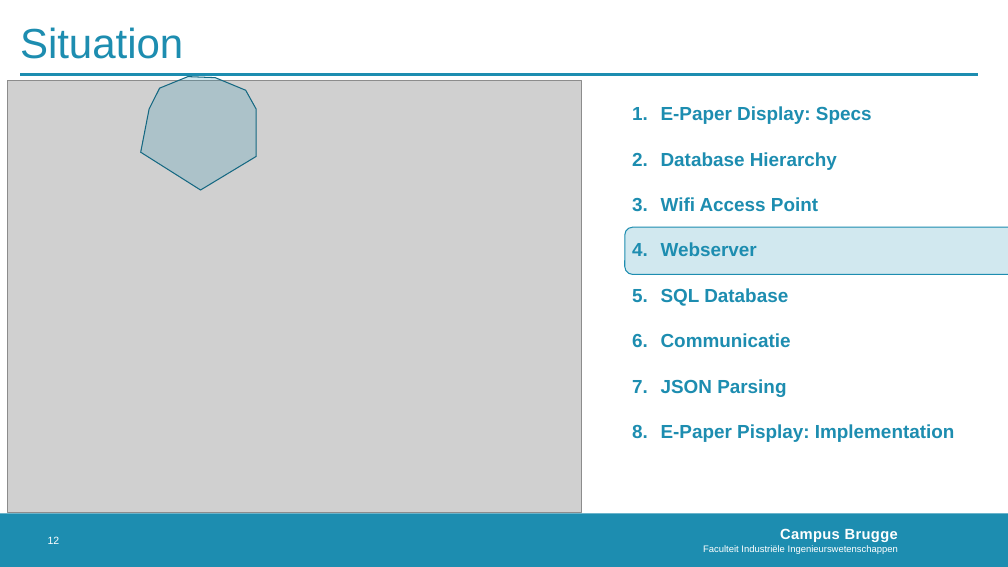
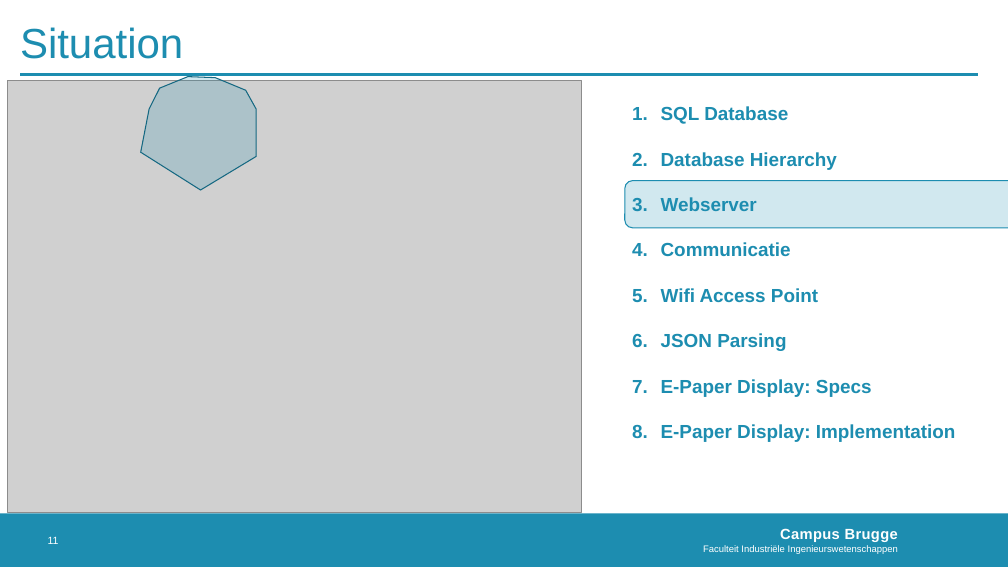
Before and after one commit to MichelDequick/E-ink-Room-Reservation-Display, a slide deck: slide 11 of Documentation/Presentatie.pptx (slide 12 before the commit). Drawn at 1008x567 pixels with LibreOffice and Linux fonts; fonts in the diff are those of the drawing; grey boxes stand for pictures; background and template pictures are left out. Boxes give left, top, right and bottom in pixels: in the first picture for what was removed or moved away, otherwise in the second. Text is boxed around its words. In the diff, an @@ line names an element or a change of style, - is before the commit and + after.

```diff
--- a/Documentation/Presentatie.pptx
+++ b/Documentation/Presentatie.pptx
@@ text at box(661, 106, 837, 351): paragraphs added @@
+1. SQL Database
+2. Database Hierarchy
+3. Webserver
+4. Communicatie
+5. Wifi Access Point
+6. JSON Parsing
@@ rounded rectangle: place and size @@
-rounded rectangle at box(625, 227, 1008, 274)
+rounded rectangle at box(625, 181, 1008, 228)
@@ text at box(661, 424, 956, 442): text changed @@
-2. Database Hierarchy
-3. Wifi Access Point
-4. Webserver
-5. SQL Database
-6. Communicatie
-7. JSON Parsing
-8. E-Paper Pisplay: Implementation
+8. E-Paper Display: Implementation
@@ page number at box(48, 536, 59, 544): text changed @@
-12
+11
```
Also in this commit, not shown: 7 other slides changed, 13 slides added, 1 other file.
